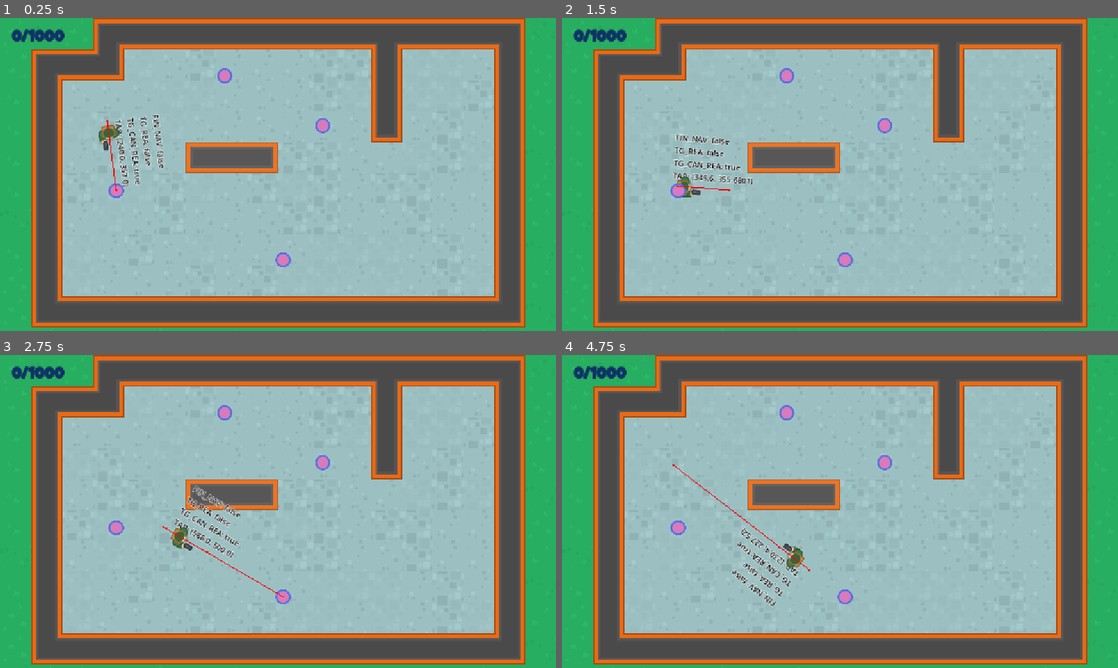
Above: before the commit, frames 1-4 (two rows, left to right).
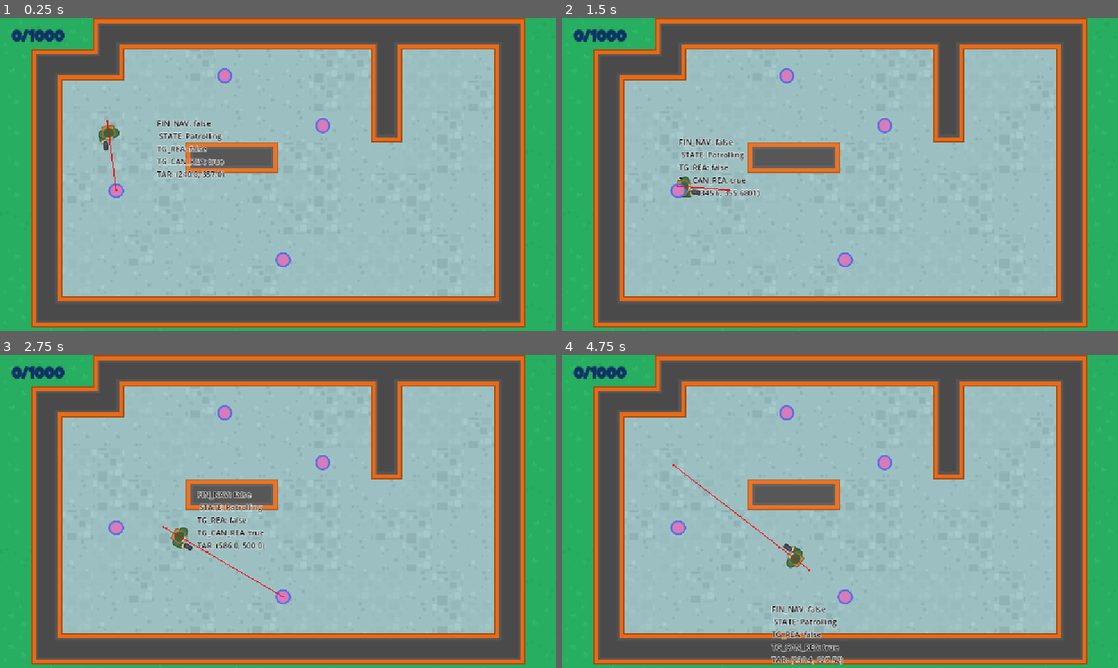
Above: after the commit, the same moments.

Repository: itsantonle/Godot-Mini-Projects
Game: Godot game, scene res://Scenes/Level/Level.tscn
Same seed, same stepped clock (60 frames per second), same inputs: the game is played once before the commit and once after it.
Inputs (mouse positions are in pixels of both pictures, inside the frame that each line leads up to):
- Up to frame 1 (0.25 s): no input
- Up to frame 2 (1.5 s): move the mouse to (962, 158) at 0.52 s; hold E (enter) 0.53-1.28 s; move the mouse to (728, 190) at 1.27 s; click (728, 190) at 1.35 s
- Up to frame 3 (2.75 s): move the mouse to (333, 442) at 2.02 s; hold E (enter) from 2.03 s (still down)
- Up to frame 4 (4.75 s): move the mouse to (812, 574) at 2.77 s; release E (enter) at 2.78 s; click (812, 574) at 2.85 s; move the mouse to (1006, 558) at 3.52 s; hold E (enter) 3.53-4.28 s; move the mouse to (673, 464) at 4.27 s; click (673, 464) at 4.35 s

The runs differ from the first frame. In frame 1, 1.4% of the frame differs, in the area x 20-41%, y 30-54%; in frame 2, 1.0%; in frame 3, 1.2%; in frame 4, 1.5%, in the area x 30-51%, y 55-99%.

Commit message:
debug label

Diff:
--- a/DoNotMindMe/Scenes/NPC/Npc.gd
+++ b/DoNotMindMe/Scenes/NPC/Npc.gd
@@ -63,11 +63,14 @@
 
 
 func set_label() -> void:
-	var s:String = "FIN_NAV: %s\n" % nav_agent.is_navigation_finished()
+	var s:String = "FIN_NAV: %s\n " % nav_agent.is_navigation_finished()
+	s+= "STATE: %s\n" % EnemyState.keys()[_state]
 	s += "TG_REA: %s\n" % nav_agent.is_target_reached()
 	s+= "TG_CAN_REA: %s\n" % nav_agent.is_target_reachable()
 	s+= "TAR: %s" % nav_agent.target_position
+
 	debug_label.text = s
+	debug_label.rotation = -rotation
 
 
 func _on_nav_agent_velocity_computed(safe_velocity: Vector2) -> void:
--- a/DoNotMindMe/Scenes/NPC/Npc.tscn
+++ b/DoNotMindMe/Scenes/NPC/Npc.tscn
@@ -13,10 +13,10 @@
 script = ExtResource("1_nvvju")
 
 [node name="DebugLabel" type="Label" parent="."]
-offset_left = -25.0
-offset_top = -112.0
-offset_right = 29.0
-offset_bottom = -37.0
+offset_left = -18.0
+offset_top = -103.0
+offset_right = 36.0
+offset_bottom = -28.0
 theme_override_colors/font_color = Color(0, 0, 0, 1)
 theme_override_colors/font_outline_color = Color(1, 1, 1, 1)
 theme_override_constants/outline_size = 4
